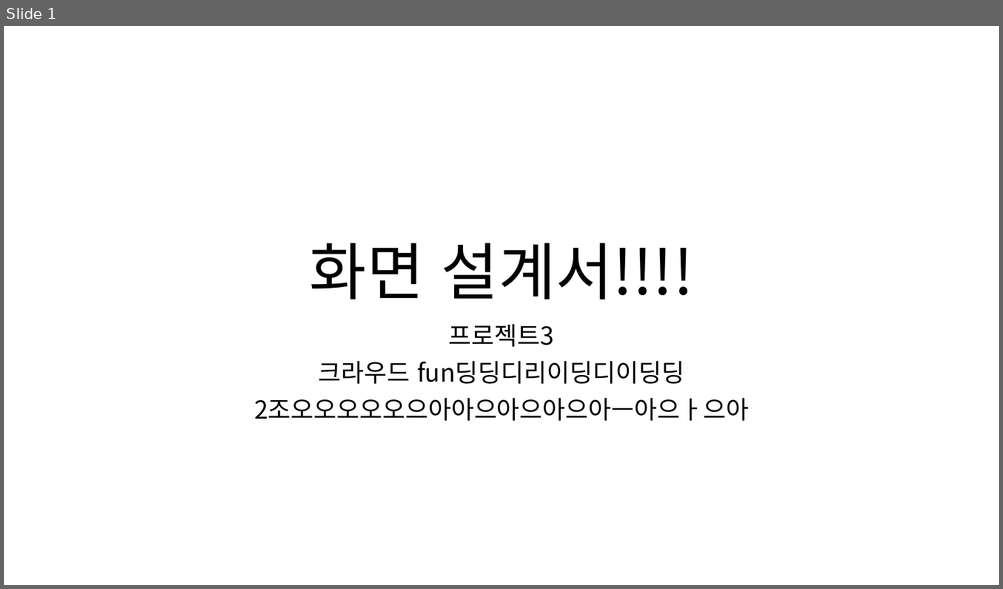
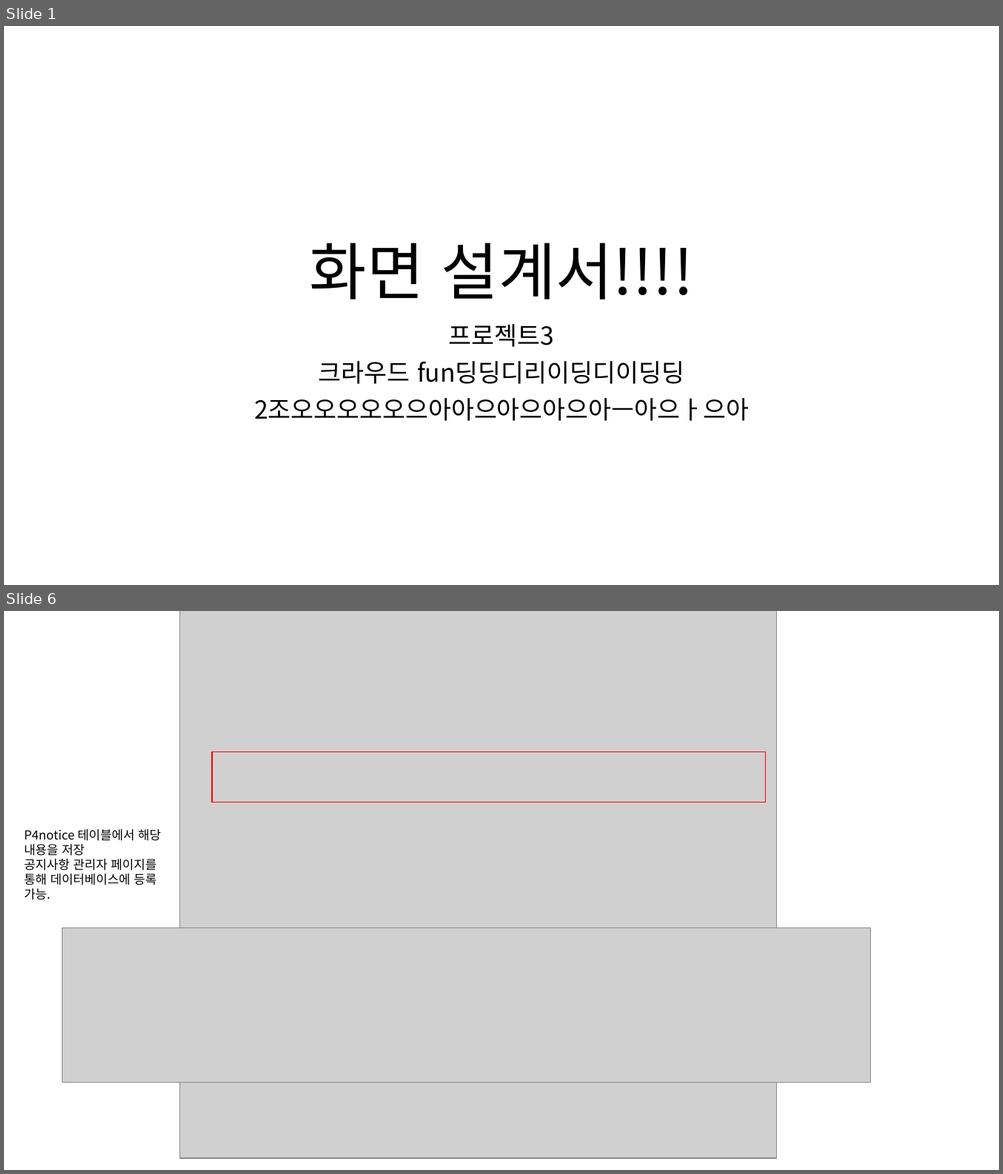
Before and after one commit to ezenteam2/RentalEquip, a slide deck: 0 발표용 파워포인트/0313 2차발표/0313 project04 - 파워포인트 - 형준.pptx. Shown one above the other, each under a label of ours: slide 1 before the commit, slides 1 and 6 after it; the slides between them are not shown. The pictures are 1003x589 and 1003x1174 pixels, drawn with LibreOffice and Linux fonts; fonts in the diff are those of the drawing; grey boxes stand for pictures. Boxes give left, top, right and bottom in pixels: in the first picture for what was removed or moved away, otherwise in the second. Text is boxed around its words. In the diff, an @@ line names an element or a change of style, - is before the commit and + after.

```diff
--- a/0 발표용 파워포인트/0313 2차발표/0313 project04 - 파워포인트 - 형준.pptx
+++ b/0 발표용 파워포인트/0313 2차발표/0313 project04 - 파워포인트 - 형준.pptx
@@ slide 6 added at (x1=4, y1=611, x2=999, y2=1170), background #FFFFFF @@
@@ picture added at (x1=179, y1=611, x2=777, y2=1159) @@
@@ rectangle added at (x1=212, y1=752, x2=765, y2=803), outline #FF0000 1 pt @@
@@ text added at (x1=24, y1=829, x2=161, y2=900), 12 pt, text #000000 @@
+P4notice 테이블에서 해당 내용을 저장
+공지사항 관리자 페이지를 통해 데이터베이스에 등록 가능.
@@ picture added at (x1=62, y1=929, x2=871, y2=1083) @@
```
Also in this commit, not shown: 15 other slides added.
